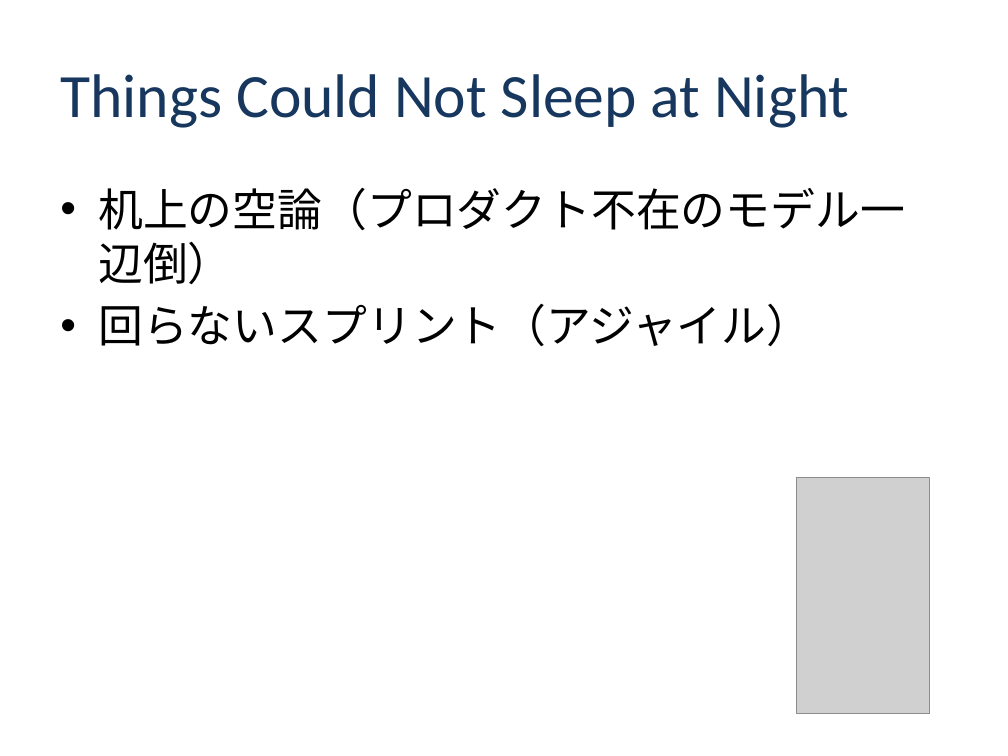
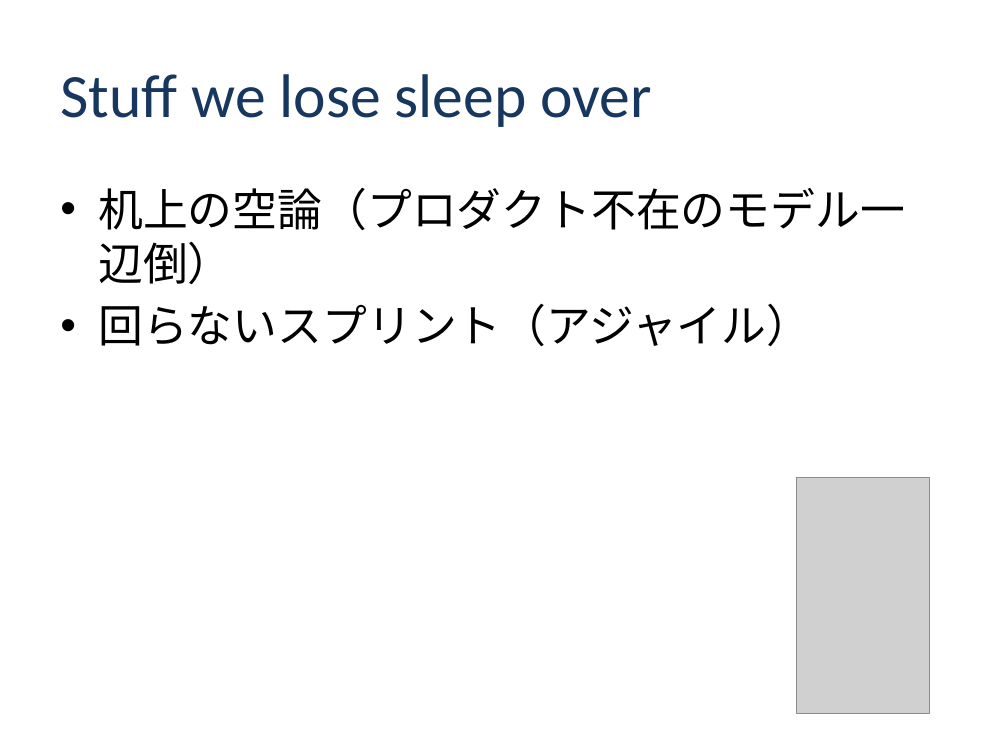
Before and after one commit to class-snct-rikitakelab/e-konbu2012, a slide deck: slide 9 of Inception Deck -E-konbu-.pptx (slide 8 before the commit). Drawn at 1008x756 pixels with LibreOffice and Linux fonts; fonts in the diff are those of the drawing; grey boxes stand for pictures; background and template pictures are left out. Boxes give left, top, right and bottom in pixels: in the first picture for what was removed or moved away, otherwise in the second. Text is boxed around its words. In the diff, an @@ line names an element or a change of style, - is before the commit and + after.

```diff
--- a/Inception Deck -E-konbu-.pptx
+++ b/Inception Deck -E-konbu-.pptx
@@ title at box(60, 74, 652, 127): text changed @@
-Things Could Not Sleep at Night
+Stuff we lose sleep over
```
Also in this commit, not shown: 11 other slides changed, 1 slide added, 3 other files.
